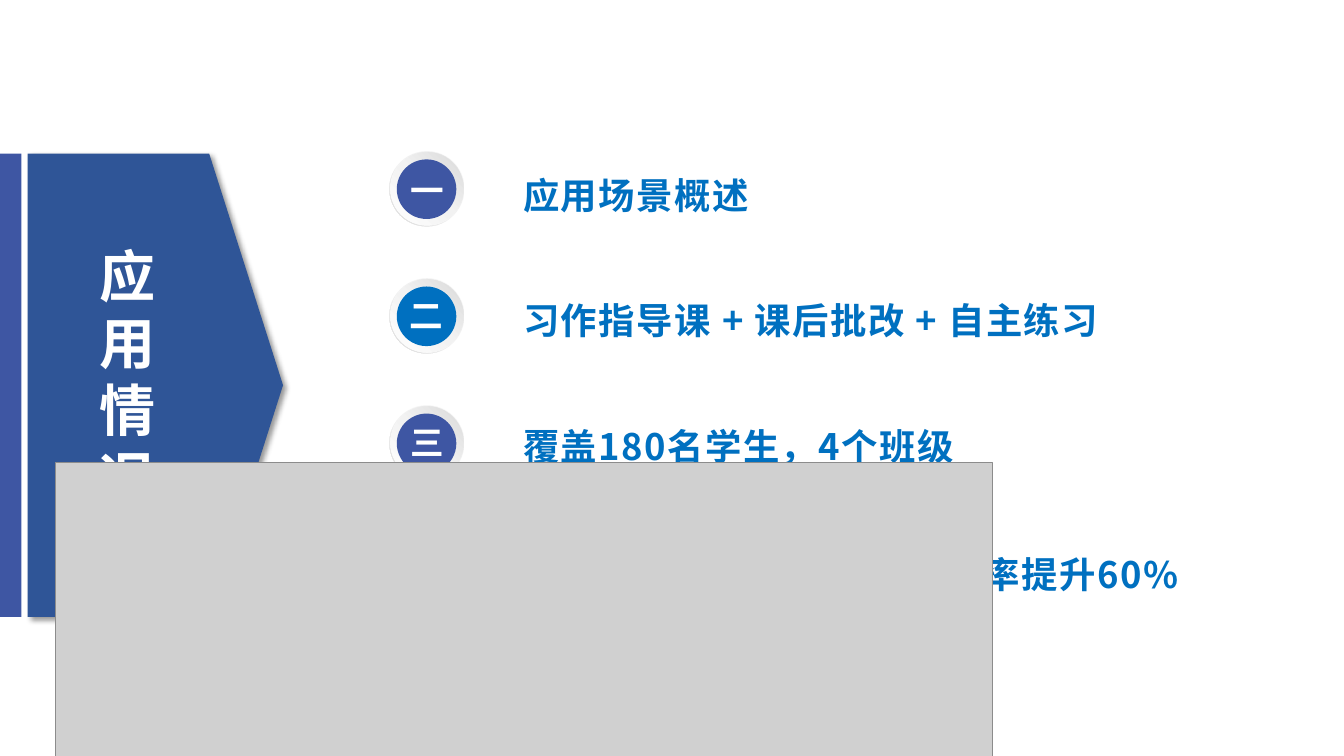
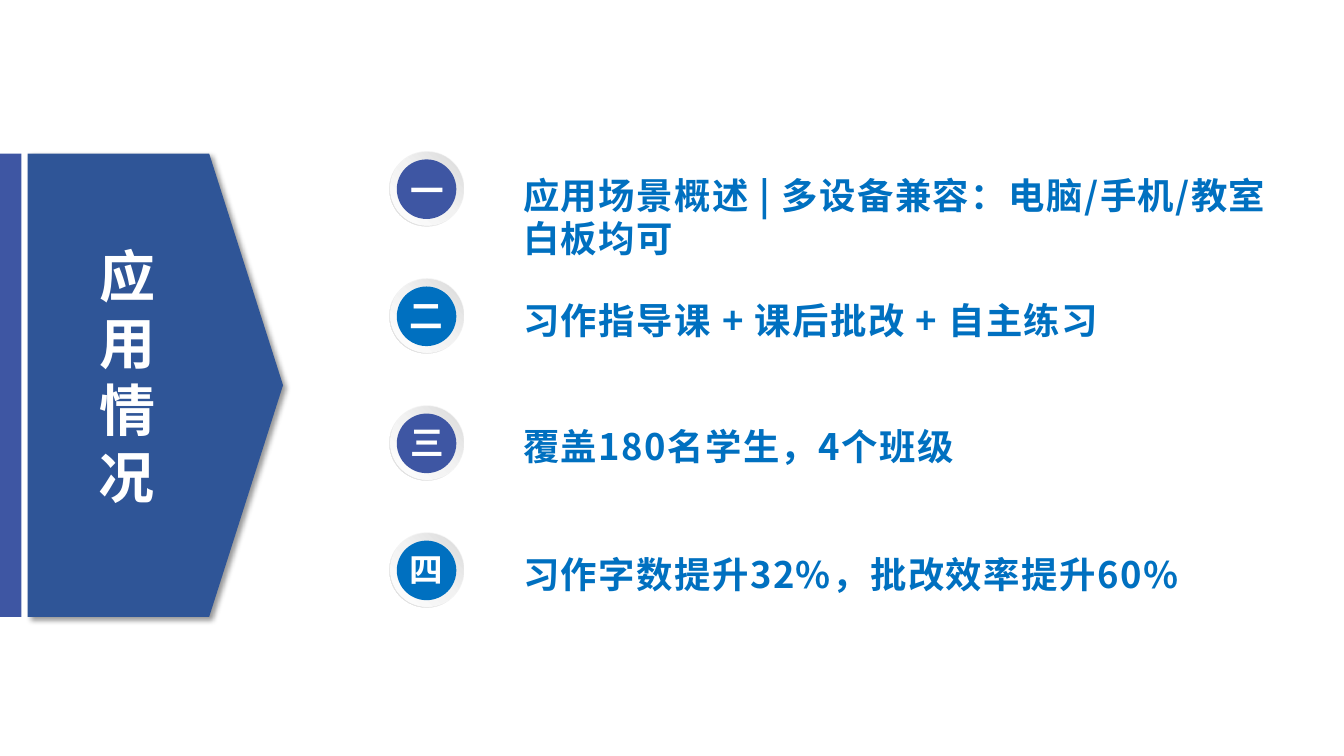
Before and after one commit to 707978439-cpu/animal-writing-assistant, a slide deck: slide 6 of 演示视频PPT.pptx. Drawn at 1344x756 pixels with LibreOffice and Linux fonts; fonts in the diff are those of the drawing; grey boxes stand for pictures; background and template pictures are left out. Boxes give left, top, right and bottom in pixels: in the first picture for what was removed or moved away, otherwise in the second. Text is boxed around its words. In the diff, an @@ line names an element or a change of style, - is before the commit and + after.

```diff
--- a/演示视频PPT.pptx
+++ b/演示视频PPT.pptx
@@ text at [523,177,1266,256]: text changed @@
-应用场景概述
+应用场景概述 | 多设备兼容：电脑/手机/教室白板均可
@@ picture removed at [55,463,993,756] @@
@@ group added at [389,532,465,608]: 2 ellipses, 1 donut, 1 text @@
+四
```
Also in this commit, not shown: 4 other slides changed, 18 other files.
